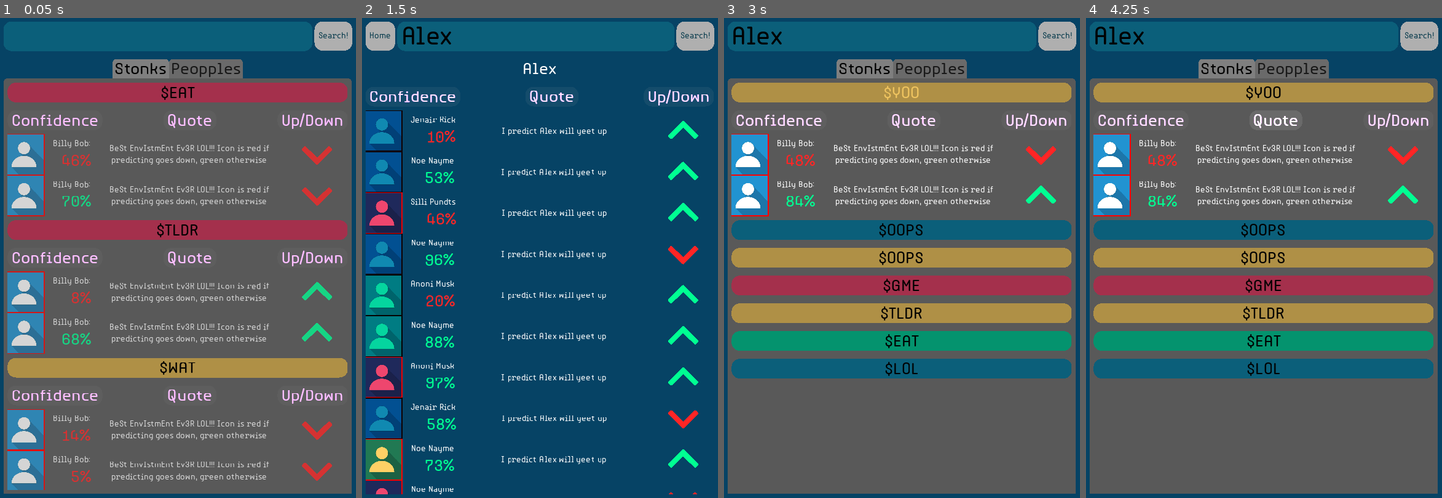
Above: before the commit, frames 1-4 (left to right).
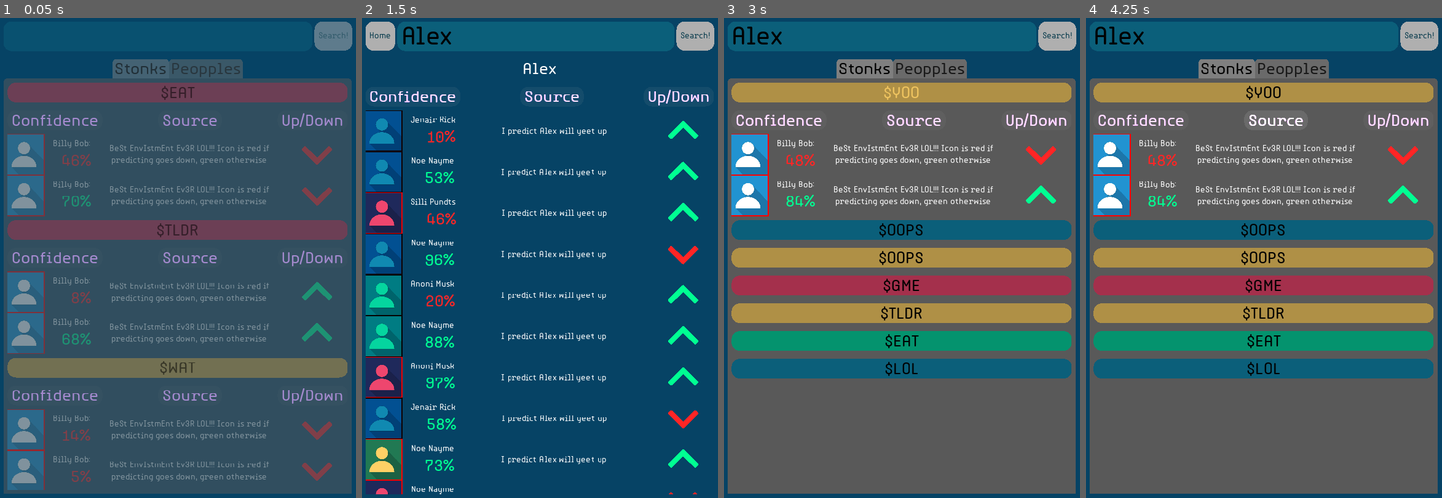
Above: after the commit, the same moments.

Repository: Hackathons-Other/AARC
Game: Godot game, scene res://Scene/Home.tscn
Same seed, same stepped clock (60 frames per second), same inputs: the game is played once before the commit and once after it.
Inputs (mouse positions are in pixels of both pictures, inside the frame that each line leads up to):
- Up to frame 1 (0.05 s): no input
- Up to frame 2 (1.5 s): click (518, 37) at 0.52 s; type "Alex" at 0.6 s; click "Search!" at 1.25 s
- Up to frame 3 (3 s): click "Home" at 2 s; click "$YOO" at 2.75 s
- Up to frame 4 (4.25 s): click "Quote" (after the commit: "Source") at 3.5 s

The runs differ from the first frame. In frame 1, 86% of the frame differs, in the area x 1-99%, y 0-100%; in frame 2, 0.2%; in frame 3, 0.2%; in frame 4, 0.2%.

Commit message:
more eye candy

Diff:
--- /dev/null
+++ b/DeMythyfi_App/Scene/Anim.gd
@@ -0,0 +1,30 @@
+extends AnimationPlayer
+tool
+
+"""
+To use, slap this on an animation player, and it'll make all your bezier curves sinusoidal.
+WARNING: NO UNDO, and I haven't tested this with non bezier curve animations
+"""
+func _ready():
+	if Engine.editor_hint:
+		for anim_name in get_animation_list():
+			var anim : Animation = get_animation(anim_name)
+			for track_i in anim.get_track_count():
+	#			var track_name : String = anim.track_get_path(track_i)
+	#			print(track_name)
+				var key_count : int = anim.track_get_key_count(track_i)
+				for key_idx in key_count:
+					var key_before : int = key_idx - 1
+					var key_after : int = key_idx + 1
+	#				print(key_idx)
+					var key_time : float = anim.track_get_key_time(track_i, key_idx)
+					var time: float
+					if key_before >= 0:
+						time = anim.track_get_key_time(track_i, key_before) - key_time
+						anim.bezier_track_set_key_in_handle(track_i, key_idx, Vector2(time / 2, 0))
+#						print(Vector2(time / 2, 0), "  ", key_after)
+					if key_after < key_count:
+						time = anim.track_get_key_time(track_i, key_after) - key_time
+						anim.bezier_track_set_key_out_handle(track_i, key_idx, Vector2(time / 2, 0))
+#						print(Vector2(time / 2, 0), "  ", key_after)
+#				print()
--- a/DeMythyfi_App/Scene/Header.tscn
+++ b/DeMythyfi_App/Scene/Header.tscn
@@ -75,9 +75,9 @@
 size_flags_horizontal = 3
 
 [node name="Label5" type="Button" parent="Label2"]
-margin_left = 166.0
+margin_left = 164.0
 margin_top = 12.0
-margin_right = 222.0
+margin_right = 223.0
 margin_bottom = 26.0
 size_flags_horizontal = 3
 custom_styles/hover = SubResource( 1 )
@@ -86,7 +86,7 @@
 custom_styles/normal = SubResource( 4 )
 custom_colors/font_color = Color( 1.35, 0.9, 1.5, 1 )
 custom_colors/font_color_hover = Color( 2.03, 1.35, 2.25, 1 )
-text = "Quote"
+text = "Source"
 
 [node name="Label3" type="CenterContainer" parent="."]
 margin_left = 560.0
--- a/DeMythyfi_App/Scene/Home.gd
+++ b/DeMythyfi_App/Scene/Home.gd
@@ -2,8 +2,12 @@
 
 func _ready() -> void:
 	$Body/SearchBar/TextEdit.text = Global.searched
-
+	if get_node_or_null("Anim"):
+		$Anim.play("Fade")
 
 func _on_Search_button_up() -> void:
 	Global.searched = $Body/SearchBar/TextEdit.text
+	if get_node_or_null("Anim"):
+		$Anim.play_backwards("Fade")
+		yield($Anim, "animation_finished")
 	get_tree().change_scene("res://Scene/SearchResults.tscn")
--- a/DeMythyfi_App/Scene/Home.tscn
+++ b/DeMythyfi_App/Scene/Home.tscn
@@ -1,11 +1,25 @@
-[gd_scene load_steps=7 format=2]
+[gd_scene load_steps=8 format=2]
 
 [ext_resource path="res://Font/Typpori_Search.tres" type="DynamicFont" id=1]
 [ext_resource path="res://Theme/main_theme.tres" type="Theme" id=2]
 [ext_resource path="res://Font/Typori_Paragraph.tres" type="DynamicFont" id=3]
 [ext_resource path="res://Scene/Home/Topic.tscn" type="PackedScene" id=4]
-[ext_resource path="res://pallete.png" type="Texture" id=5]
+[ext_resource path="res://Scene/Anim.gd" type="Script" id=5]
 [ext_resource path="res://Scene/Home.gd" type="Script" id=6]
+
+[sub_resource type="Animation" id=1]
+resource_name = "Fade"
+length = 0.1
+tracks/0/type = "bezier"
+tracks/0/path = NodePath(":modulate:a")
+tracks/0/interp = 1
+tracks/0/loop_wrap = true
+tracks/0/imported = false
+tracks/0/enabled = true
+tracks/0/keys = {
+"points": PoolRealArray( 0, -0.0434416, -0.00520027, 0.0434416, 0.00520027, 1, -0.0468327, -0.0263637, 0.0468327, 0.0263637 ),
+"times": PoolRealArray( 0, 0.1 )
+}
 
 [node name="Home" type="MarginContainer"]
 anchor_right = 1.0
@@ -143,7 +157,7 @@
 margin_right = 672.0
 margin_bottom = 255.0
 
-[node name="pallete" type="Sprite" parent="."]
-position = Vector2( -862.07, 619.871 )
-texture = ExtResource( 5 )
+[node name="Anim" type="AnimationPlayer" parent="."]
+anims/Fade = SubResource( 1 )
+script = ExtResource( 5 )
 [connection signal="button_up" from="Body/SearchBar/Search" to="." method="_on_Search_button_up"]
--- a/DeMythyfi_App/Scene/SearchResults.gd
+++ b/DeMythyfi_App/Scene/SearchResults.gd
@@ -3,6 +3,7 @@
 var names := ["Noe Nayme", "Anoni Musk", "Jenair Rick", "Silli Pundts"]
 
 func _ready() -> void:
+
 	$Home/Body/SearchBar/TextEdit.text = Global.searched
 	$Home/Body/Stonks/Stonks/SearchTerms.text = Global.searched
 	for child in $Home/Body/Stonks/Stonks.get_children():
